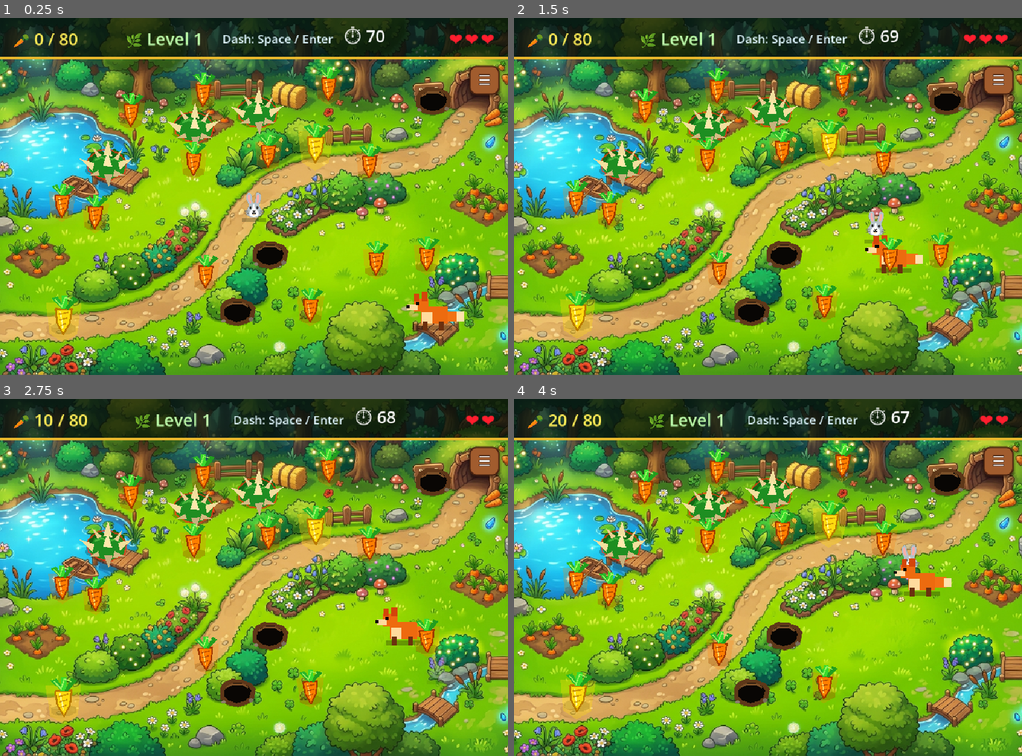
Above: before the commit, frames 1-4 (two rows, left to right).
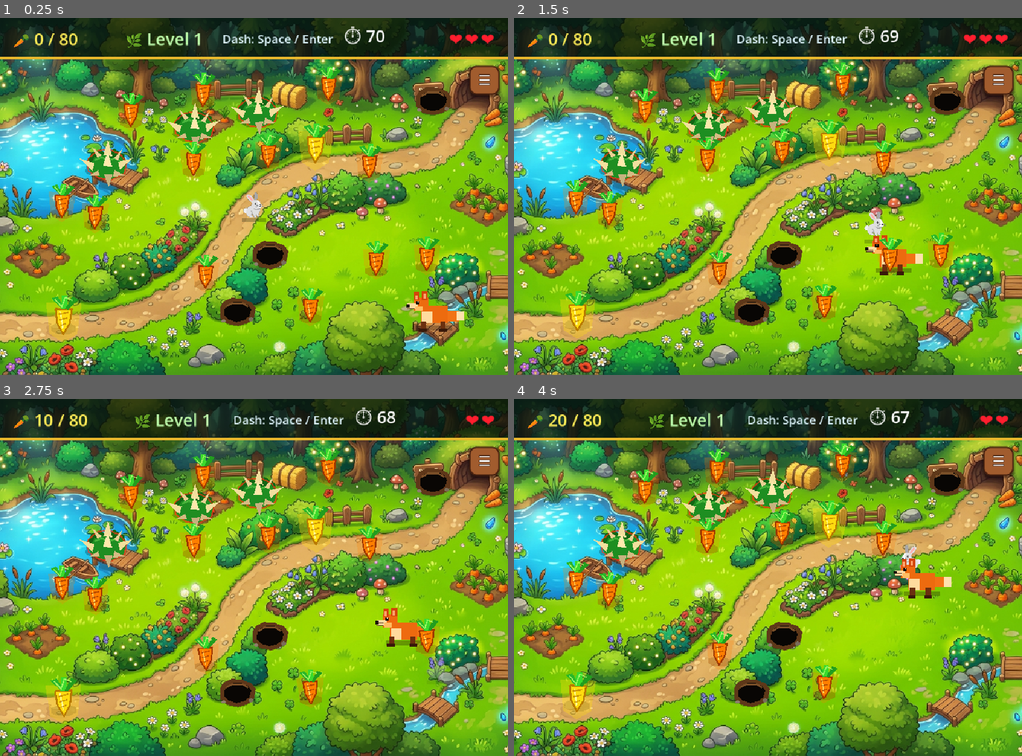
Above: after the commit, the same moments.

Repository: hamzabasem900-source/RUBBY
Game: Godot game, scene res://scenes/GameLevel.tscn
Two runs of this game, one before a commit and one after it. Both use one fixed random seed, a clock stepped at 60 frames per second and the inputs below. This scene is started directly instead of the project's main scene.
Inputs (mouse positions are in pixels of both pictures, inside the frame that each line leads up to):
- Up to frame 1 (0.25 s): no input
- Up to frame 2 (1.5 s): tap Enter (ui_accept) at 0.5, 0.77 s; move the mouse to (879, 178) at 0.52 s; hold D (move_right) 0.53-1.28 s; click (879, 178) at 0.67 s; move the mouse to (666, 214) at 1.27 s; hold S (move_down) from 1.28 s (still down)
- Up to frame 3 (2.75 s): tap Enter (ui_accept) at 1.52 s; move the mouse to (304, 498) at 2.02 s; release S (move_down) at 2.03 s; hold D (move_right) from 2.03 s (still down)
- Up to frame 4 (4 s): move the mouse to (742, 648) at 2.77 s; release D (move_right) at 2.78 s; hold W (move_up) 2.78-3.53 s; click (742, 648) at 2.92 s; tap Enter (ui_accept) at 3.02, 3.77 s; move the mouse to (920, 631) at 3.52 s; hold A (move_left) from 3.53 s (still down)

The runs differ from the first frame. In frame 1, 0.3% of the frame differs, in the area x 47-92%, y 48-88%; in frame 2, 0.3%; in frame 3, 0.2%; in frame 4, 0.2%.

Commit message:
Clarify rabbit shop colors and facing

Diff:
--- a/scenes/CharacterSelect.tscn
+++ b/scenes/CharacterSelect.tscn
@@ -114,6 +114,19 @@
 theme_override_font_sizes/font_size = 28
 text = "🐇 Runner Bunny"
 
+
+[node name="DuneButton" type="Button" parent="CenterContainer/VBoxContainer"]
+custom_minimum_size = Vector2(426.7, 64)
+layout_mode = 2
+theme_override_font_sizes/font_size = 28
+text = "🐇 Dune Hare"
+
+[node name="SnowButton" type="Button" parent="CenterContainer/VBoxContainer"]
+custom_minimum_size = Vector2(426.7, 64)
+layout_mode = 2
+theme_override_font_sizes/font_size = 28
+text = "🐰 Snow Scout"
+
 [node name="ConfirmButton" type="Button" parent="CenterContainer/VBoxContainer" unique_id=2103981187]
 custom_minimum_size = Vector2(426.7, 70)
 layout_mode = 2
--- a/scenes/Fox.tscn
+++ b/scenes/Fox.tscn
@@ -70,12 +70,33 @@
 offset_bottom = -28.0
 color = Color(0.83, 0.27, 0.04, 1)
 
+[node name="InnerEarLeft" type="ColorRect" parent="."]
+offset_left = 17.0
+offset_top = -41.0
+offset_right = 22.0
+offset_bottom = -31.0
+color = Color(1, 0.64, 0.42, 1)
+
+[node name="InnerEarRight" type="ColorRect" parent="."]
+offset_left = 33.0
+offset_top = -39.0
+offset_right = 38.0
+offset_bottom = -30.0
+color = Color(1, 0.64, 0.42, 1)
+
 [node name="Snout" type="ColorRect" parent="."]
 offset_left = 34.0
 offset_top = -22.0
 offset_right = 54.0
 offset_bottom = -10.0
 color = Color(1, 0.86, 0.62, 1)
+
+[node name="Cheek" type="ColorRect" parent="."]
+offset_left = 24.0
+offset_top = -16.0
+offset_right = 38.0
+offset_bottom = -7.0
+color = Color(1, 0.74, 0.38, 1)
 
 [node name="Eye" type="ColorRect" parent="."]
 offset_left = 30.0
@@ -84,12 +105,33 @@
 offset_bottom = -20.0
 color = Color(0.03, 0.03, 0.025, 1)
 
+[node name="EyeGlint" type="ColorRect" parent="."]
+offset_left = 32.0
+offset_top = -26.0
+offset_right = 34.0
+offset_bottom = -24.0
+color = Color(1, 0.96, 0.82, 1)
+
 [node name="Nose" type="ColorRect" parent="."]
 offset_left = 50.0
 offset_top = -20.0
 offset_right = 57.0
 offset_bottom = -14.0
 color = Color(0.04, 0.025, 0.02, 1)
+
+[node name="WhiskerTop" type="ColorRect" parent="."]
+offset_left = 40.0
+offset_top = -16.0
+offset_right = 56.0
+offset_bottom = -14.5
+color = Color(0.22, 0.12, 0.06, 0.85)
+
+[node name="WhiskerBottom" type="ColorRect" parent="."]
+offset_left = 40.0
+offset_top = -12.0
+offset_right = 55.0
+offset_bottom = -10.5
+color = Color(0.22, 0.12, 0.06, 0.85)
 
 [node name="LegFront" type="ColorRect" parent="."]
 offset_left = 14.0
@@ -98,12 +140,26 @@
 offset_bottom = 31.0
 color = Color(0.42, 0.19, 0.06, 1)
 
+[node name="PawFront" type="ColorRect" parent="."]
+offset_left = 13.0
+offset_top = 28.0
+offset_right = 28.0
+offset_bottom = 34.0
+color = Color(0.22, 0.10, 0.04, 1)
+
 [node name="LegBack" type="ColorRect" parent="."]
 offset_left = -19.0
 offset_top = 13.0
 offset_right = -9.0
 offset_bottom = 31.0
 color = Color(0.42, 0.19, 0.06, 1)
+
+[node name="PawBack" type="ColorRect" parent="."]
+offset_left = -22.0
+offset_top = 28.0
+offset_right = -7.0
+offset_bottom = 34.0
+color = Color(0.22, 0.10, 0.04, 1)
 
 [node name="CollisionShape2D" type="CollisionShape2D" parent="."]
 shape = SubResource("SubResource_1")
--- a/scripts/character_select.gd
+++ b/scripts/character_select.gd
@@ -1,6 +1,8 @@
 extends Control
 @onready var white_btn:   Button    = $CenterContainer/VBoxContainer/WhiteButton
 @onready var alt_white_btn: Button   = $CenterContainer/VBoxContainer/WhiteAltButton
+@onready var dune_btn: Button        = $CenterContainer/VBoxContainer/DuneButton
+@onready var snow_btn: Button        = $CenterContainer/VBoxContainer/SnowButton
 @onready var confirm_btn: Button    = $CenterContainer/VBoxContainer/ConfirmButton
 @onready var back_btn:    Button    = $BackButton
 @onready var title_label: Label     = $TitleLabel
@@ -17,6 +19,8 @@
 	SettingsManager.apply_wooden_buttons(self)
 	white_btn.pressed.connect(func(): _pick("white_bunny"))
 	alt_white_btn.pressed.connect(func(): _pick("brown_bunny"))
+	dune_btn.pressed.connect(func(): _pick("dune_hare"))
+	snow_btn.pressed.connect(func(): _pick("snow_scout"))
 	confirm_btn.pressed.connect(_on_confirm)
 	back_btn.pressed.connect(_on_back)
 	_update_preview()
@@ -25,6 +29,8 @@
 	title_label.text = SettingsManager.text("choose_bunny")
 	white_btn.text = SettingsManager.text("white_bunny_button")
 	alt_white_btn.text = SettingsManager.text("brown_bunny_button")
+	dune_btn.text = SettingsManager.text("select_dune_bunny_button")
+	snow_btn.text = SettingsManager.text("select_snow_bunny_button")
 	confirm_btn.text = SettingsManager.text("confirm_play")
 	back_btn.text = "← " + SettingsManager.text("back")
 
--- a/scripts/enemy_fox.gd
+++ b/scripts/enemy_fox.gd
@@ -28,6 +28,7 @@
 var _visual_offsets: Dictionary = {}
 var _attack_pause_timer: float = 0.0
 var _damage_cooldown_timer: float = 0.0
+var _walk_time: float = 0.0
 
 @onready var hurt_area: Area2D = $HurtArea
 
@@ -63,6 +64,7 @@
 		if abs(velocity.x) > 1.0:
 			_apply_facing(velocity.x < 0.0)
 		move_and_slide()
+		_animate_fox(delta)
 		return
 
 	# ── Fallback patrol only if the player is not available ──────────────────
@@ -70,6 +72,7 @@
 	if abs(velocity.x) > 1.0:
 		_apply_facing(velocity.x < 0.0)
 	move_and_slide()
+	_animate_fox(delta)
 
 	var offset: float = global_position.x - start_pos.x
 	if offset > patrol_distance and dir > 0.0:
@@ -106,7 +109,9 @@
 func _cache_visual_offsets() -> void:
 	var visual_names := [
 		"Tail", "TailTip", "Sprite", "Chest", "Head", "EarLeft",
-		"EarRight", "Snout", "Eye", "Nose", "LegFront", "LegBack"
+		"EarRight", "InnerEarLeft", "InnerEarRight", "Snout", "Cheek",
+		"Eye", "EyeGlint", "Nose", "WhiskerTop", "WhiskerBottom",
+		"LegFront", "LegBack", "PawFront", "PawBack"
 	]
 	for node_name in visual_names:
 		var rect := get_node_or_null(node_name) as ColorRect
@@ -125,15 +130,44 @@
 		return
 	_facing_left = face_left
 	for rect in _visual_rects:
-		var offsets: Array = _visual_offsets[rect]
-		if face_left:
-			rect.offset_left = -float(offsets[1])
-			rect.offset_right = -float(offsets[0])
-		else:
-			rect.offset_left = float(offsets[0])
-			rect.offset_right = float(offsets[1])
-		rect.offset_top = float(offsets[2])
-		rect.offset_bottom = float(offsets[3])
+		_position_visual_rect(rect, 0.0, 0.0)
+
+func _animate_fox(delta: float) -> void:
+	var speed_ratio: float = clamp(velocity.length() / max(chase_speed, 1.0), 0.0, 1.0)
+	if speed_ratio <= 0.03:
+		_walk_time = 0.0
+	else:
+		_walk_time += delta * lerp(6.0, 13.0, speed_ratio)
+	var body_bob: float = sin(_walk_time * 2.0) * 1.6 * speed_ratio
+	var leg_stride: float = sin(_walk_time) * 5.0 * speed_ratio
+	var tail_sway: float = sin(_walk_time * 1.35) * 2.4 * speed_ratio
+	for rect in _visual_rects:
+		var y_shift := 0.0
+		var x_shift := 0.0
+		match rect.name:
+			"Sprite", "Chest", "Head", "EarLeft", "EarRight", "InnerEarLeft", "InnerEarRight", "Snout", "Cheek", "Eye", "EyeGlint", "Nose", "WhiskerTop", "WhiskerBottom":
+				y_shift = body_bob
+			"LegFront", "PawFront":
+				x_shift = leg_stride
+				y_shift = abs(leg_stride) * -0.18
+			"LegBack", "PawBack":
+				x_shift = -leg_stride
+				y_shift = abs(leg_stride) * -0.18
+			"Tail", "TailTip":
+				y_shift = body_bob - tail_sway
+		_position_visual_rect(rect, x_shift, y_shift)
+
+func _position_visual_rect(rect: ColorRect, x_shift: float, y_shift: float) -> void:
+	var offsets: Array = _visual_offsets[rect]
+	var signed_x_shift := -x_shift if _facing_left else x_shift
+	if _facing_left:
+		rect.offset_left = -float(offsets[1]) + signed_x_shift
+		rect.offset_right = -float(offsets[0]) + signed_x_shift
+	else:
+		rect.offset_left = float(offsets[0]) + signed_x_shift
+		rect.offset_right = float(offsets[1]) + signed_x_shift
+	rect.offset_top = float(offsets[2]) + y_shift
+	rect.offset_bottom = float(offsets[3]) + y_shift
 
 func _on_hurt_area_body_entered(body: Node2D) -> void:
 	if _damage_cooldown_timer > 0.0:
--- a/scripts/game_manager.gd
+++ b/scripts/game_manager.gd
@@ -22,7 +22,7 @@
 var carrot_wallet:      int    = 0
 var level_carrots_earned: int  = 0
 var last_banked_carrots: int    = 0
-var owned_skins: Array[String] = ["white_bunny", "brown_bunny"]
+var owned_skins: Array[String] = ["white_bunny", "brown_bunny", "dune_hare", "snow_scout"]
 
 var level_configs: Array = [
 	{
@@ -62,7 +62,7 @@
 	},
 	{
 		"id": "brown_bunny", "name_key": "skin_runner_name", "description_key": "skin_runner_desc",
-		"price": 0, "icon": "🐇", "badge": "", "body_color": Color(0.95, 0.95, 0.95), "tail_color": Color(0.84, 0.84, 0.82)
+		"price": 0, "icon": "🐇", "badge": "", "body_color": Color(0.58, 0.36, 0.18), "tail_color": Color(0.86, 0.70, 0.48), "icon_tint": Color(0.78, 0.50, 0.26)
 	},
 	{
 		"id": "meadow_bunny", "name_key": "skin_meadow_name", "description_key": "skin_meadow_desc",
@@ -92,19 +92,54 @@
 	}
 ]
 
+const PLAYABLE_CHARACTER_OVERRIDES: Array[Dictionary] = [
+	{
+		"id": "white_bunny", "name_key": "skin_white_name", "description_key": "skin_white_desc",
+		"price": 0, "icon": "🐇", "badge": "", "body_color": Color(0.95, 0.95, 0.95), "tail_color": Color(0.84, 0.84, 0.82), "icon_tint": Color(1.0, 1.0, 1.0)
+	},
+	{
+		"id": "brown_bunny", "name_key": "skin_runner_name", "description_key": "skin_runner_desc",
+		"price": 0, "icon": "🐇", "badge": "", "body_color": Color(0.58, 0.36, 0.18), "tail_color": Color(0.86, 0.70, 0.48), "icon_tint": Color(0.78, 0.50, 0.26)
+	},
+	{
+		"id": "dune_hare", "name_key": "skin_dune_name", "description_key": "skin_dune_desc",
+		"price": 0, "icon": "🐇", "badge": "⚡", "body_color": Color(0.76, 0.42, 0.12), "tail_color": Color(1.00, 0.76, 0.35), "icon_tint": Color(0.96, 0.52, 0.13),
+		"visual_scale": 1.18, "icon_font_size": 62, "collision_height": 48.0, "collision_radius": 19.0, "pickup_radius": 37.0, "badge_offset": Vector2(21.0, -67.0)
+	},
+	{
+		"id": "snow_scout", "name_key": "skin_snow_name", "description_key": "skin_snow_desc",
+		"price": 0, "icon": "🐇", "badge": "❄", "body_color": Color(0.52, 0.82, 1.00), "tail_color": Color(0.86, 0.96, 1.00), "icon_tint": Color(0.58, 0.86, 1.00),
+		"visual_scale": 0.92, "icon_font_size": 64, "collision_height": 37.0, "collision_radius": 16.0, "pickup_radius": 30.0, "badge_offset": Vector2(15.0, -54.0)
+	}
+]
+
 func _ready() -> void:
 	load_progress()
 
 # ── Skins / Shop ─────────────────────────────────────────────────────────────
 
 func get_skin_catalog() -> Array[Dictionary]:
-	return SKIN_CATALOG.duplicate(true)
+	var unique_catalog: Array[Dictionary] = []
+	var seen_ids: Array[String] = []
+	for skin in SKIN_CATALOG:
+		var skin_id := str(skin["id"])
+		if seen_ids.has(skin_id):
+			continue
+		seen_ids.append(skin_id)
+		unique_catalog.append(skin.duplicate(true))
+	return unique_catalog
 
 func get_skin_data(skin_id: String) -> Dictionary:
-	return _get_base_skin_data(skin_id).duplicate(true)
+	return _get_playable_skin_data(skin_id).duplicate(true)
 
 func get_selected_skin_data() -> Dictionary:
 	return get_skin_data(selected_character)
+
+func _get_playable_skin_data(skin_id: String) -> Dictionary:
+	for skin in PLAYABLE_CHARACTER_OVERRIDES:
+		if str(skin["id"]) == skin_id:
+			return skin
+	return _get_base_skin_data(skin_id)
 
 func _get_base_skin_data(skin_id: String) -> Dictionary:
 	for skin in SKIN_CATALOG:
@@ -158,8 +193,9 @@
 				sanitized.append(packed_id)
 	if not sanitized.has(DEFAULT_SKIN_ID):
 		sanitized.append(DEFAULT_SKIN_ID)
-	if not sanitized.has("brown_bunny"):
-		sanitized.append("brown_bunny")
+	for starter_skin in ["brown_bunny", "dune_hare", "snow_scout"]:
+		if not sanitized.has(starter_skin):
+			sanitized.append(starter_skin)
 	return sanitized
 
 
@@ -310,7 +346,7 @@
 	lives              = 3
 	current_level      = 1
 	selected_character = DEFAULT_SKIN_ID
-	owned_skins = [DEFAULT_SKIN_ID, "brown_bunny"]
+	owned_skins = [DEFAULT_SKIN_ID, "brown_bunny", "dune_hare", "snow_scout"]
 	levels_unlocked    = 1
 	carrot_wallet      = 0
 	level_carrots_earned = 0
--- a/scripts/main_menu.gd
+++ b/scripts/main_menu.gd
@@ -250,6 +250,10 @@
 func _create_skin_card(skin: Dictionary) -> PanelContainer:
 	var skin_id := str(skin["id"])
 	var accent: Color = skin["body_color"]
+	var icon_tint := accent
+	var icon_tint_value: Variant = skin.get("icon_tint", accent)
+	if icon_tint_value is Color:
+		icon_tint = icon_tint_value
 	var card := PanelContainer.new()
 	card.custom_minimum_size = Vector2(390, 176)
 	card.size_flags_horizontal = Control.SIZE_EXPAND_FILL
@@ -268,6 +272,8 @@
 	icon.text = _skin_icon_text(skin)
 	icon.horizontal_alignment = HORIZONTAL_ALIGNMENT_CENTER
 	icon.vertical_alignment = VERTICAL_ALIGNMENT_CENTER
+	icon.modulate = icon_tint
+	icon.add_theme_color_override("font_color", icon_tint)
 	icon.add_theme_font_size_override("font_size", _skin_preview_font_size(skin))
 	icon_box.add_child(icon)
 
@@ -378,7 +384,13 @@
 	if _wallet_label != null:
 		_wallet_label.text = SettingsManager.format_text("carrot_wallet", {"count": total_carrots})
 	if _bunny_preview != null:
+		var preview_tint: Color = skin["body_color"]
+		var preview_tint_value: Variant = skin.get("icon_tint", preview_tint)
+		if preview_tint_value is Color:
+			preview_tint = preview_tint_value
 		_bunny_preview.text = skin_icon
+		_bunny_preview.modulate = preview_tint
+		_bunny_preview.add_theme_color_override("font_color", preview_tint)
 		_bunny_preview.add_theme_font_size_override("font_size", _skin_preview_font_size(skin))
 	if _skin_name_label != null:
 		_skin_name_label.text = SettingsManager.text(str(skin["name_key"]))
--- a/scripts/player.gd
+++ b/scripts/player.gd
@@ -36,6 +36,7 @@
 @onready var collision_shape: CollisionShape2D = $CollisionShape2D
 @onready var pickup_collision: CollisionShape2D = $PickupArea/PickupCollision
 @onready var bunny_icon: Label = $BunnyIcon
+@onready var shadow: ColorRect = $Shadow
 
 func _ready() -> void:
 	add_to_group("player")
@@ -50,6 +51,11 @@
 	_apply_skin_physics(skin)
 	if bunny_icon:
 		bunny_icon.text = str(skin["icon"])
+		var icon_tint: Color = col
+		if skin.has("icon_tint") and skin["icon_tint"] is Color:
+			icon_tint = skin["icon_tint"]
+		bunny_icon.modulate = icon_tint
+		bunny_icon.add_theme_color_override("font_color", icon_tint)
 		bunny_icon.add_theme_font_size_override("font_size", int(skin.get("icon_font_size", 58)))
 		_bunny_icon_base_position = bunny_icon.position
 		var visual_scale := float(skin.get("visual_scale", 1.0))
@@ -145,8 +151,8 @@
 		return
 	var t: float = min(delta * 10.0, 1.0)
 	if abs(dir.x) > 0.05:
-		# The bunny emoji artwork renders facing left in-game, so mirror only
-		# the visual Label when moving right. The physics root stays positive.
+		# Face the visual Label toward the last horizontal movement direction.
+		# The physics root stays positive to avoid mirrored collisions.
 		_bunny_facing_right = dir.x > 0.0
 
 	if dir.length() <= 0.0:
@@ -165,6 +171,7 @@
 	bunny_icon.position = _bunny_icon_base_position + Vector2(0.0, -hop)
 	bunny_icon.scale = _get_bunny_facing_scale(squash)
 	bunny_icon.rotation = rotation_value
+	_update_shadow_for_hop(hop, squash)
 	if _skin_badge != null:
 		_skin_badge.position = _skin_badge_base_position + Vector2(0.0, -hop)
 		_skin_badge.rotation = rotation_value
@@ -173,11 +180,21 @@
 	bunny_icon.position = bunny_icon.position.lerp(_bunny_icon_base_position + Vector2(0.0, -hop), weight)
 	bunny_icon.scale = bunny_icon.scale.lerp(_get_bunny_facing_scale(squash), weight)
 	bunny_icon.rotation = lerp(bunny_icon.rotation, rotation_value, weight)
+	_update_shadow_for_hop(hop, squash)
 	if _skin_badge != null:
 		_skin_badge.position = _skin_badge.position.lerp(_skin_badge_base_position + Vector2(0.0, -hop), weight)
 		_skin_badge.rotation = lerp(_skin_badge.rotation, rotation_value, weight)
 
+func _update_shadow_for_hop(hop: float, squash: float) -> void:
+	if shadow == null:
+		return
+	var lift_ratio: float = clamp(hop / 12.0, 0.0, 1.0)
+	shadow.scale = Vector2(1.0 - lift_ratio * 0.18 + squash * 0.03, 1.0 - lift_ratio * 0.10)
+	shadow.modulate.a = 1.0 - lift_ratio * 0.25
+
 func _get_bunny_facing_scale(squash: float) -> Vector2:
+	# Every playable rabbit uses the same side-view rabbit glyph. In Godot this
+	# glyph points left by default, so a right-facing bunny must be mirrored.
 	var facing_sign := -1.0 if _bunny_facing_right else 1.0
 	return _bunny_icon_base_scale * Vector2(
 		facing_sign * (1.0 + squash * 0.05),
--- a/scripts/settings_manager.gd
+++ b/scripts/settings_manager.gd
@@ -237,6 +237,16 @@
 		"skin_white_desc": "The original bunny look. Always ready for carrots.",
 		"skin_runner_name": "Runner Bunny",
 		"skin_runner_desc": "The earlier side-view bunny shape, ready to hop.",
+		"skin_dune_name": "Dune Hare",
+		"skin_dune_desc": "A taller desert hare with long ears, a lean body, and fast stride physics.",
+		"skin_snow_name": "Snow Scout",
+		"skin_snow_desc": "A compact white scout bunny with a rounded body and smaller collision shape.",
+		"choose_bunny": "Choose Your Bunny! 🐰",
+		"white_bunny_button": "🐰 Classic Bunny",
+		"brown_bunny_button": "🐇 Runner Bunny",
+		"select_dune_bunny_button": "🐇 Dune Hare",
+		"select_snow_bunny_button": "🐰 Snow Scout",
+		"confirm_play": "✔ Let's Go! Play!",
 		"skin_meadow_name": "Meadow Scarf",
 		"skin_meadow_desc": "A bunny outfit with a leafy scarf for garden camouflage.",
 		"skin_rose_name": "Rose Bow",
@@ -348,6 +358,16 @@
 		"skin_white_desc": "شكل الارنب الاساسي وجاهز للجزر.",
 		"skin_runner_name": "القافز",
 		"skin_runner_desc": "شكل الارنب السابق الجانبي وجاهز للقفز.",
+		"skin_dune_name": "أرنب الصحراء",
+		"skin_dune_desc": "أرنب طويل بأذنين طويلتين وجسم رشيق وحركة سريعة.",
+		"skin_snow_name": "كشاف الثلج",
+		"skin_snow_desc": "أرنب أبيض صغير بجسم مستدير وتصادم أصغر للممرات الضيقة.",
+		"choose_bunny": "اختر الأرنب! 🐰",
+		"white_bunny_button": "🐰 الأرنب الكلاسيكي",
+		"brown_bunny_button": "🐇 الأرنب القافز",
+		"select_dune_bunny_button": "🐇 أرنب الصحراء",
+		"select_snow_bunny_button": "🐰 كشاف الثلج",
+		"confirm_play": "✔ هيا نلعب!",
 		"skin_meadow_name": "وشاح اخضر",
 		"skin_meadow_desc": "ارنب مع وشاح اخضر بسيط.",
 		"skin_rose_name": "ربطة ورد",
